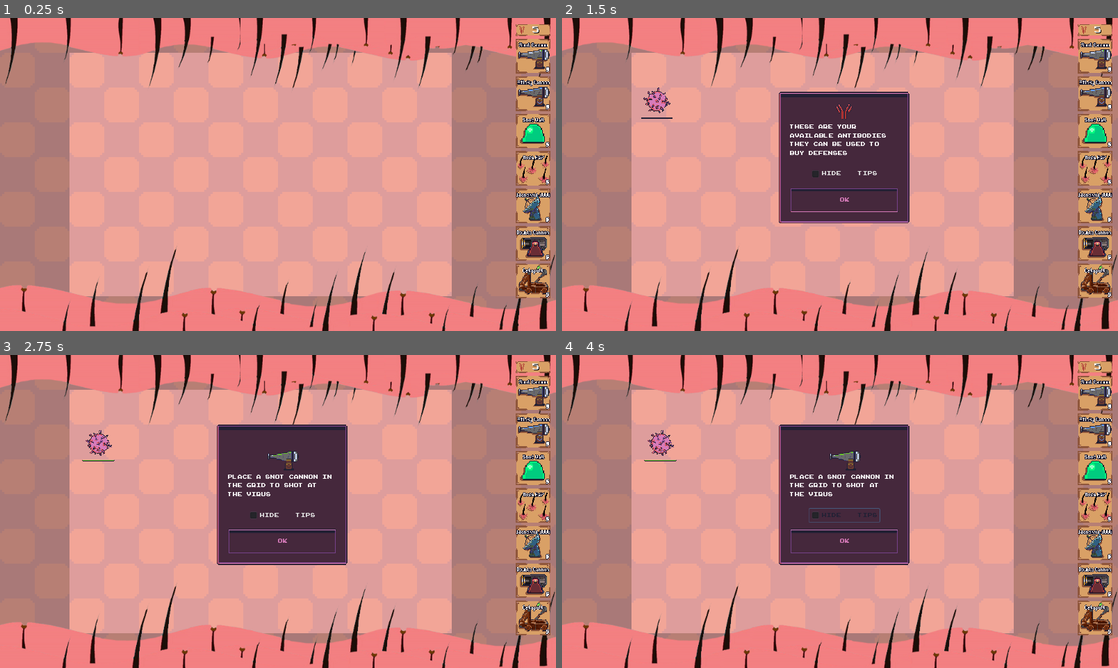
Above: before the commit, frames 1-4 (two rows, left to right).
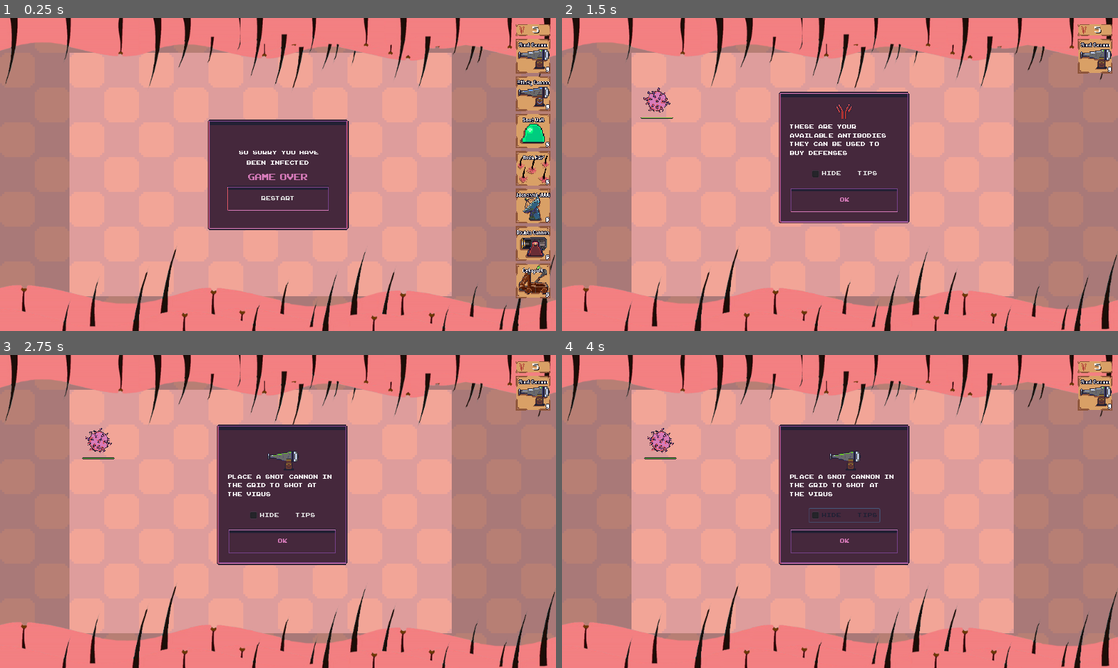
Above: after the commit, the same moments.

Repository: TeamKebab/GodotWildJam23
Game: Godot game, scene res://src/Main.tscn
The game is run twice, just before and just after one commit, with the same random seed, the same clock (stepped at 60 frames per second) and the same inputs. Sound files missing from this copy of the repository are replaced by a short silence.
Inputs (mouse positions are in pixels of both pictures, inside the frame that each line leads up to):
- Up to frame 1 (0.25 s): no input
- Up to frame 2 (1.5 s): click (840, 199) at 0.5 s, where only the run after the commit has a clickable "Restart"; click "Ok" at 1.25 s
- Up to frame 3 (2.75 s): click "Ok" at 2 s
- Up to frame 4 (4 s): click "Hide tips" at 2.75 s; click "Hide tips" at 3.5 s

The runs differ from the first frame. In frame 1, 9.0% of the frame differs, in the area x 37-63%, y 32-68%; in frame 2, 4.1%; in frame 3, 4.3%; in frame 4, 4.3%.

Commit message:
gameover panel

Diff:
--- a/src/Main.tscn
+++ b/src/Main.tscn
@@ -37,11 +37,7 @@
 [ext_resource path="res://assets/sfx/defense_buying.wav" type="AudioStream" id=35]
 [ext_resource path="res://assets/sfx/defense_placement.wav" type="AudioStream" id=36]
 [ext_resource path="res://src/resources/arcade-font-big.tres" type="DynamicFont" id=37]
-[ext_resource path="res://assets/ui/panel_box.png" type="Texture" id=38]
-
-[sub_resource type="StyleBoxTexture" id=1]
-texture = ExtResource( 38 )
-region_rect = Rect2( 0, 0, 64, 64 )
+[ext_resource path="res://src/resources/TooltipPanel.tres" type="StyleBox" id=38]
 
 [node name="Game" type="Node"]
 script = ExtResource( 16 )
@@ -310,41 +306,53 @@
 
 [node name="GameOverPanel" type="PanelContainer" parent="GUI"]
 pause_mode = 2
-visible = false
 anchor_left = 0.5
 anchor_top = 0.5
 anchor_right = 0.5
 anchor_bottom = 0.5
-margin_left = -162.0
-margin_top = -107.0
-margin_right = 97.0
-margin_bottom = 96.0
+margin_left = -129.5
+margin_top = -101.5
+margin_right = 129.5
+margin_bottom = 101.5
 size_flags_horizontal = 4
 size_flags_vertical = 6
-custom_styles/panel = SubResource( 1 )
-__meta__ = {
-"_edit_use_anchors_": false
-}
-
-[node name="VBoxContainer" type="VBoxContainer" parent="GUI/GameOverPanel"]
-margin_right = 259.0
-margin_bottom = 203.0
+custom_styles/panel = ExtResource( 38 )
+__meta__ = {
+"_edit_use_anchors_": false
+}
+
+[node name="MarginContainer" type="MarginContainer" parent="GUI/GameOverPanel"]
+margin_left = 15.0
+margin_top = 15.0
+margin_right = 244.0
+margin_bottom = 188.0
+custom_constants/margin_right = 20
+custom_constants/margin_top = 20
+custom_constants/margin_left = 20
+custom_constants/margin_bottom = 20
+
+[node name="VBoxContainer" type="VBoxContainer" parent="GUI/GameOverPanel/MarginContainer"]
+margin_left = 20.0
+margin_top = 20.0
+margin_right = 209.0
+margin_bottom = 153.0
 rect_clip_content = true
 alignment = 2
 
-[node name="Label2" type="Label" parent="GUI/GameOverPanel/VBoxContainer"]
-margin_top = 106.0
-margin_right = 259.0
-margin_bottom = 147.0
+[node name="Label2" type="Label" parent="GUI/GameOverPanel/MarginContainer/VBoxContainer"]
+margin_top = 16.0
+margin_right = 189.0
+margin_bottom = 53.0
 custom_fonts/font = ExtResource( 34 )
 custom_colors/font_color = Color( 1, 1, 1, 1 )
 text = "So sorry, you have been infected"
 align = 1
 autowrap = true
 
-[node name="Label" type="Label" parent="GUI/GameOverPanel/VBoxContainer"]
-margin_right = 259.0
-margin_bottom = 176.0
+[node name="Label" type="Label" parent="GUI/GameOverPanel/MarginContainer/VBoxContainer"]
+margin_top = 57.0
+margin_right = 189.0
+margin_bottom = 82.0
 custom_fonts/font = ExtResource( 37 )
 custom_colors/font_color = Color( 0.843137, 0.482353, 0.729412, 1 )
 text = "Game Over"
@@ -352,16 +360,16 @@
 valign = 1
 autowrap = true
 
-[node name="RestartButton" type="Button" parent="GUI/GameOverPanel/VBoxContainer"]
-margin_left = 85.0
-margin_top = 152.0
-margin_right = 169.0
-margin_bottom = 175.0
+[node name="RestartButton" type="Button" parent="GUI/GameOverPanel/MarginContainer/VBoxContainer"]
+margin_top = 86.0
+margin_right = 189.0
+margin_bottom = 133.0
 grow_horizontal = 0
 grow_vertical = 0
+custom_styles/normal = ExtResource( 38 )
 custom_fonts/font = ExtResource( 34 )
 text = "Restart"
 [connection signal="mouse_entered_cell" from="Grid" to="GUI" method="_on_Grid_mouse_entered_cell"]
 [connection signal="mouse_exited_cell" from="Grid" to="GUI" method="_on_Grid_mouse_exited_cell"]
 [connection signal="mouse_input_cell" from="Grid" to="GUI" method="_on_Grid_mouse_input_cell"]
-[connection signal="pressed" from="GUI/GameOverPanel/VBoxContainer/RestartButton" to="GUI" method="_on_RestartButton_pressed"]
+[connection signal="pressed" from="GUI/GameOverPanel/MarginContainer/VBoxContainer/RestartButton" to="GUI" method="_on_RestartButton_pressed"]
Not shown: 1 places in src/Main.tscn that only renumber resources
